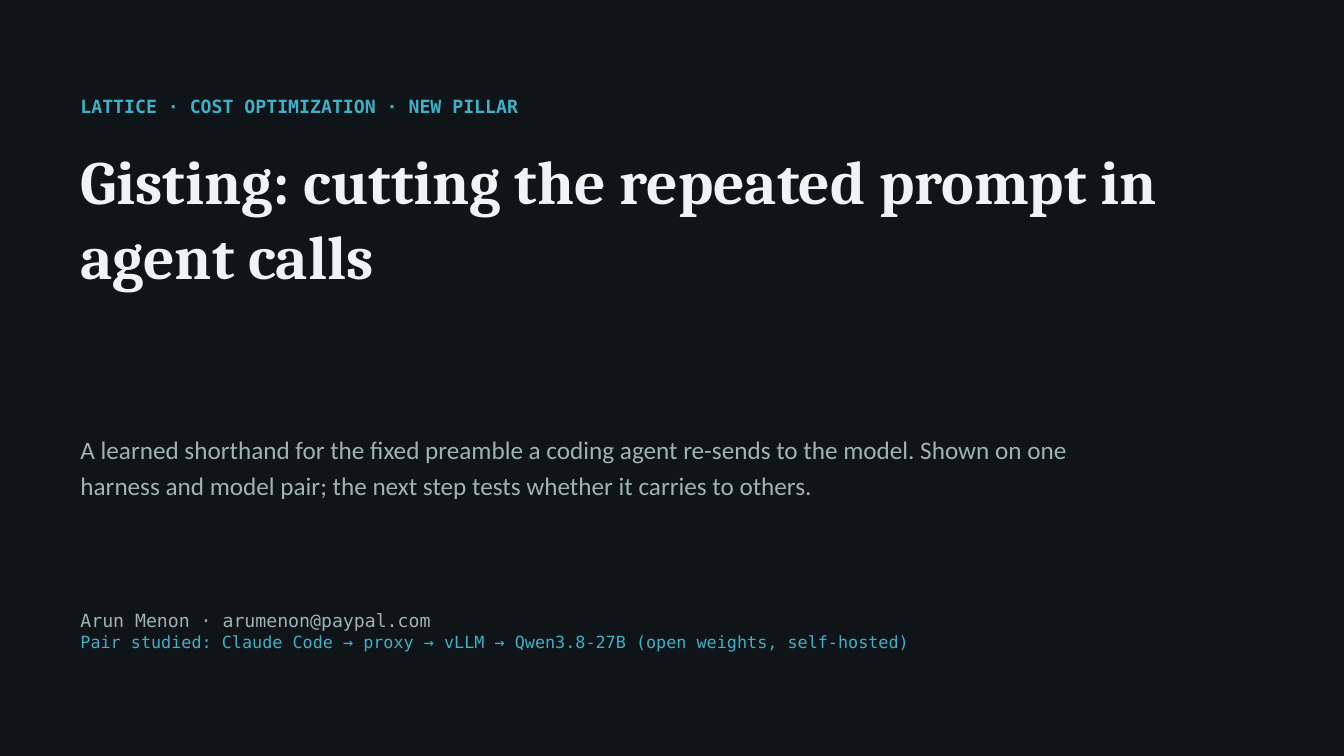
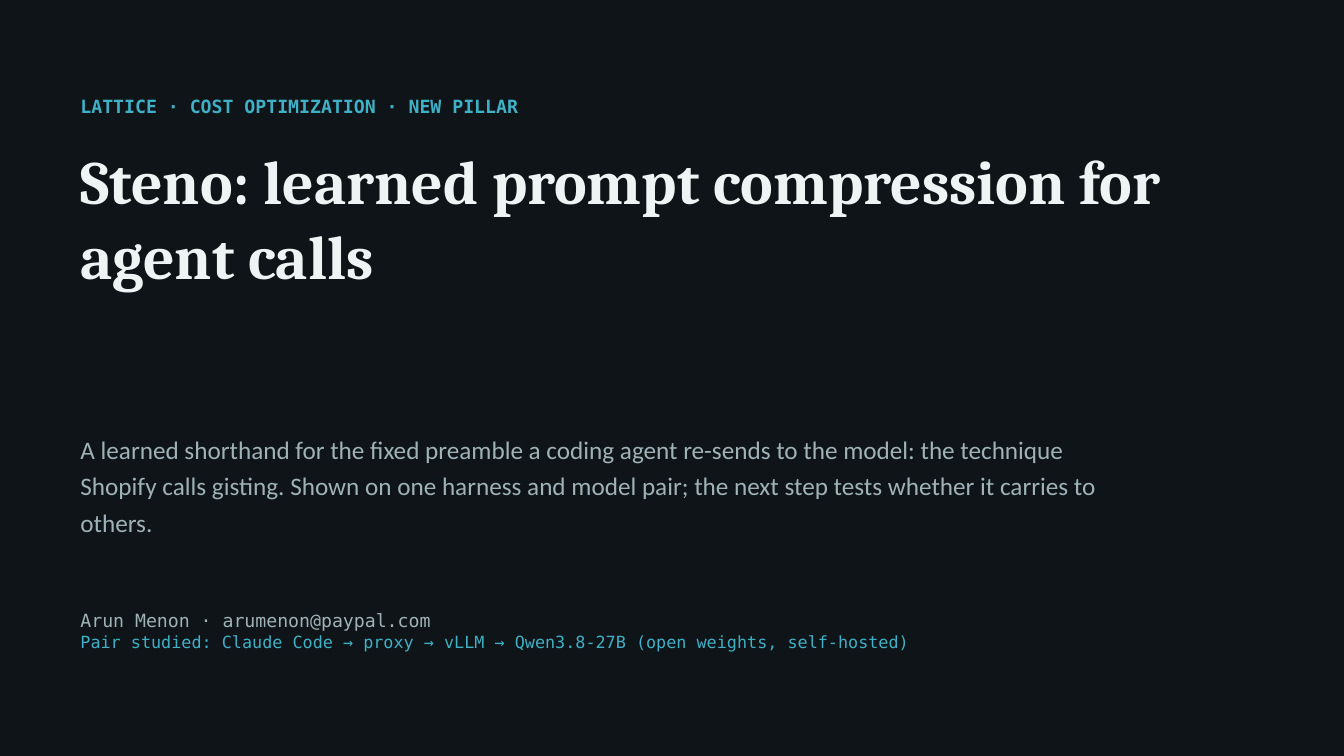
Before and after one commit to arunmenon/gisting-coding-agent, a slide deck: slide 1 of Gisting-CTO-deck.pptx. Drawn at 1344x756 pixels with LibreOffice and Linux fonts; fonts in the diff are those of the drawing. Boxes give left, top, right and bottom in pixels: in the first picture for what was removed or moved away, otherwise in the second. Text is boxed around its words. In the diff, an @@ line names an element or a change of style, - is before the commit and + after.

```diff
--- a/Gisting-CTO-deck.pptx
+++ b/Gisting-CTO-deck.pptx
@@ text at [80,160,1160,293]: text changed @@
-Gisting: cutting the repeated prompt in agent calls
+Steno: learned prompt compression for agent calls
@@ text at [80,441,1095,532]: text changed @@
-A learned shorthand for the fixed preamble a coding agent re-sends to the model. Shown on one harness and model pair; the next step tests whether it carries to others.
+A learned shorthand for the fixed preamble a coding agent re-sends to the model: the technique Shopify calls gisting. Shown on one harness and model pair; the next step tests whether it carries to others.
```
Also in this commit, not shown: 10 other slides changed, 4 other files.
